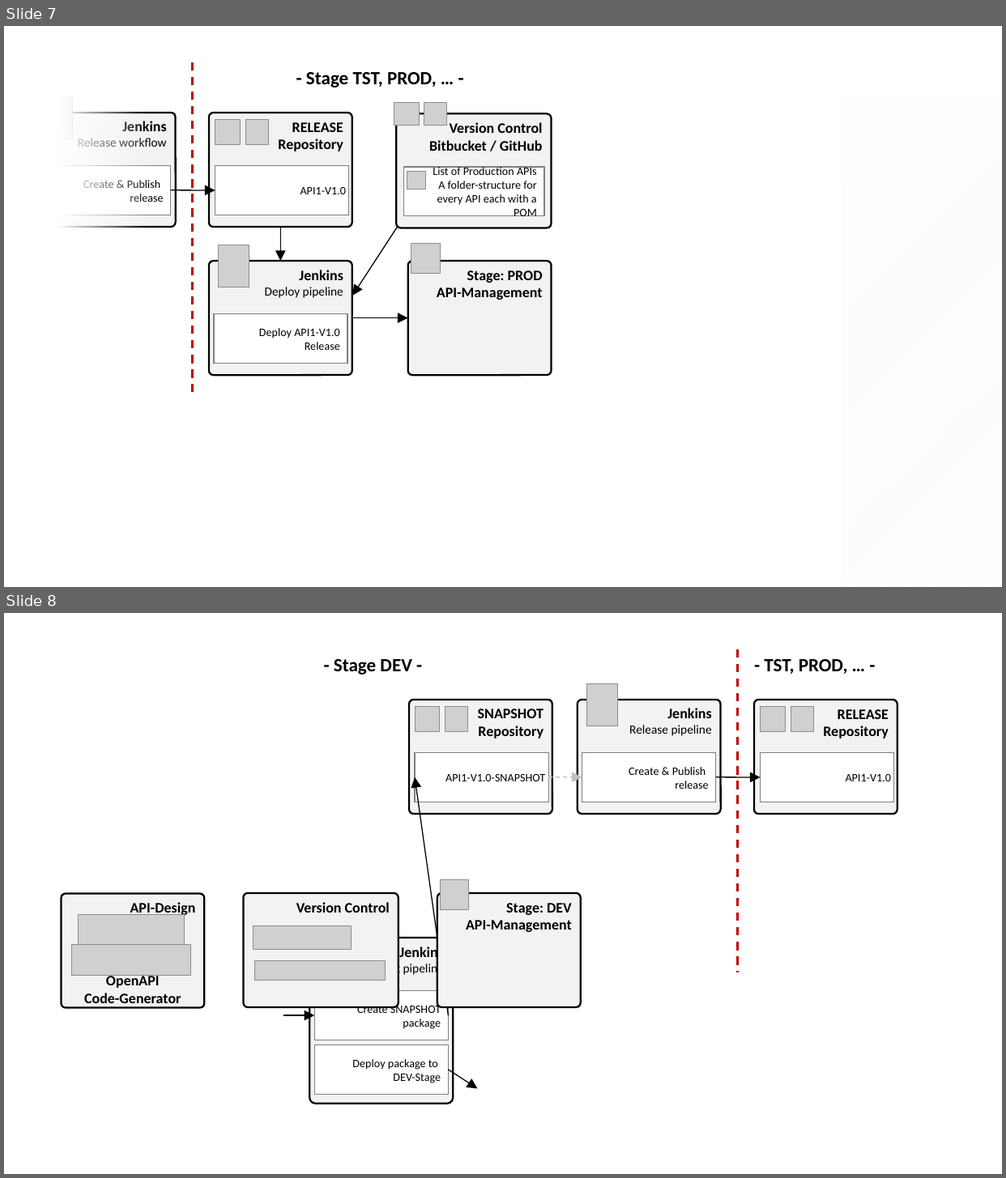
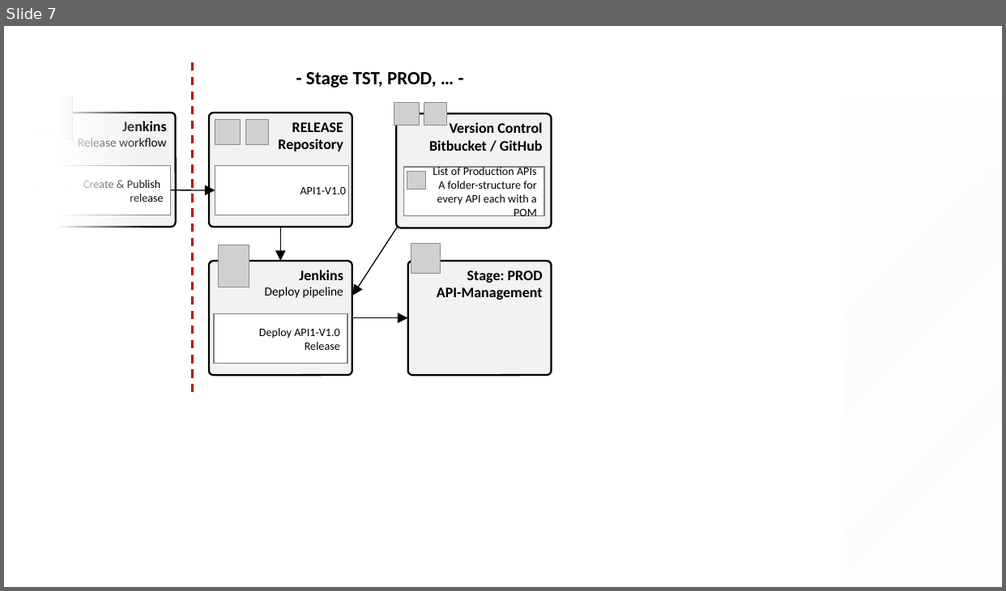
Before and after one commit to Axway-API-Management-Plus/apim-cli, a slide deck: misc/documentation/Images.pptx. Shown one above the other, each under a label of ours: slides 7 and 8 before the commit, slide 7 after it. The pictures are 1006x1178 and 1006x591 pixels, drawn with LibreOffice and Linux fonts; fonts in the diff are those of the drawing; grey boxes stand for pictures; background and template pictures are left out. Boxes give left, top, right and bottom in pixels: in the first picture for what was removed or moved away, otherwise in the second. Text is boxed around its words. In the diff, an @@ line names an element or a change of style, - is before the commit and + after.

```diff
--- a/misc/documentation/Images.pptx
+++ b/misc/documentation/Images.pptx
@@ slide 8 removed at <box>4,613,1002,1174</box>, background #FFFFFF @@
@@ text removed at <box>334,659,411,675</box> @@
-- Stage DEV -
@@ line removed from (738, 649) to (738, 973) @@
@@ text removed at <box>764,659,848,674</box> @@
-- TST, PROD, … -
@@ picture removed at <box>587,683,618,726</box> @@
@@ rounded rectangle removed at <box>409,700,552,815</box> @@
-SNAPSHOT
-Repository
@@ picture removed at <box>415,707,440,731</box> @@
@@ picture removed at <box>445,707,468,731</box> @@
@@ rounded rectangle removed at <box>577,700,720,815</box> @@
-Jenkins
-Release pipeline
@@ rounded rectangle removed at <box>754,700,897,815</box> @@
-RELEASE
-Repository
@@ picture removed at <box>760,707,785,731</box> @@
@@ picture removed at <box>791,707,813,731</box> @@
@@ rectangle removed at <box>415,753,549,803</box> @@
-API1-V1.0-SNAPSHOT
@@ rectangle removed at <box>582,753,716,803</box> @@
-Create & Publish
-release
@@ rectangle removed at <box>760,753,894,803</box> @@
-API1-V1.0
@@ arrow removed from (449, 1016) to (415, 777) @@
@@ arrow removed from (548, 777) to (582, 777) @@
@@ arrow removed from (716, 777) to (760, 777) @@
@@ rounded rectangle removed at <box>61,894,204,1008</box> @@
-API-Design
@@ rounded rectangle removed at <box>244,893,398,1007</box> @@
-Version Control
@@ rounded rectangle removed at <box>437,893,581,1007</box> @@
-Stage: DEV
-API-Management
@@ picture removed at <box>440,880,469,910</box> @@
@@ picture removed at <box>78,914,185,947</box> @@
@@ picture removed at <box>253,926,351,951</box> @@
@@ picture removed at <box>71,945,190,975</box> @@
@@ rounded rectangle removed at <box>309,938,453,1104</box> @@
-Jenkins
-Development pipeline
@@ text removed at <box>84,975,181,1007</box> @@
-OpenAPI
-Code-Generator
@@ picture removed at <box>255,961,385,980</box> @@
@@ rectangle removed at <box>315,991,449,1041</box> @@
-Create SNAPSHOT package
@@ arrow removed from (283, 1016) to (315, 1016) @@
@@ rectangle removed at <box>315,1045,449,1094</box> @@
-Deploy package to
-DEV-Stage
@@ arrow removed from (448, 1070) to (478, 1089) @@
```
